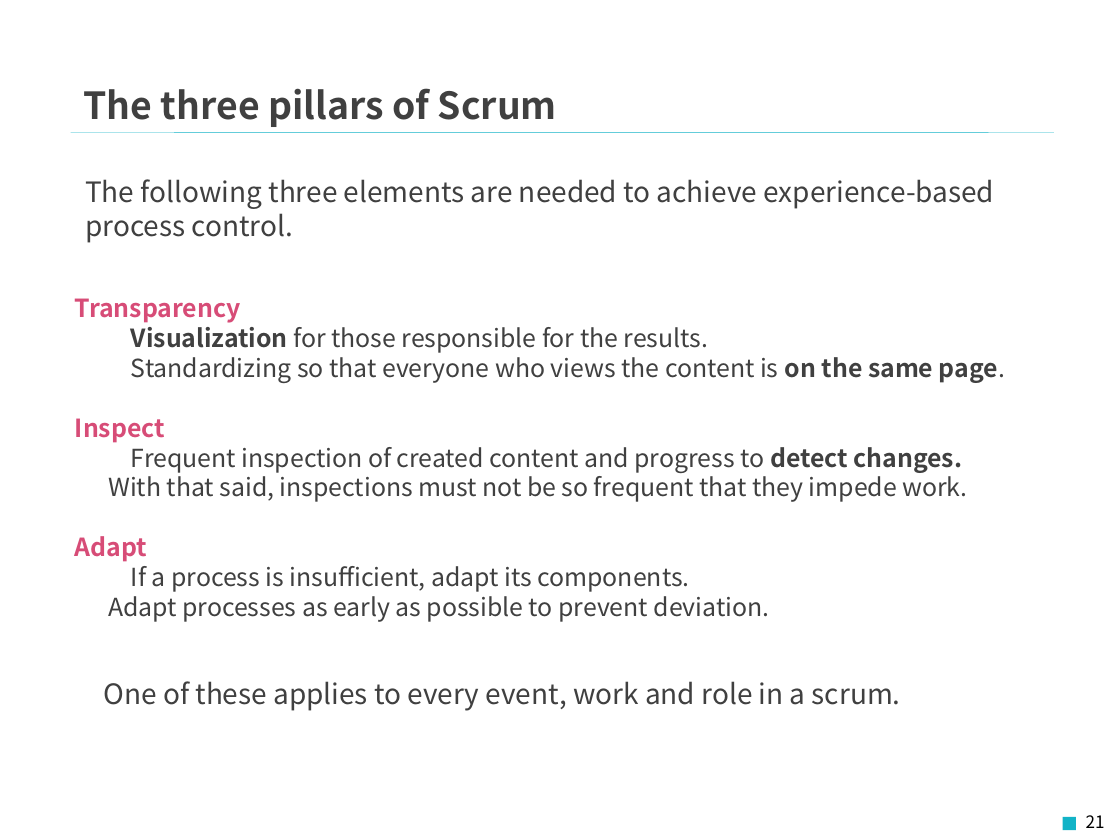
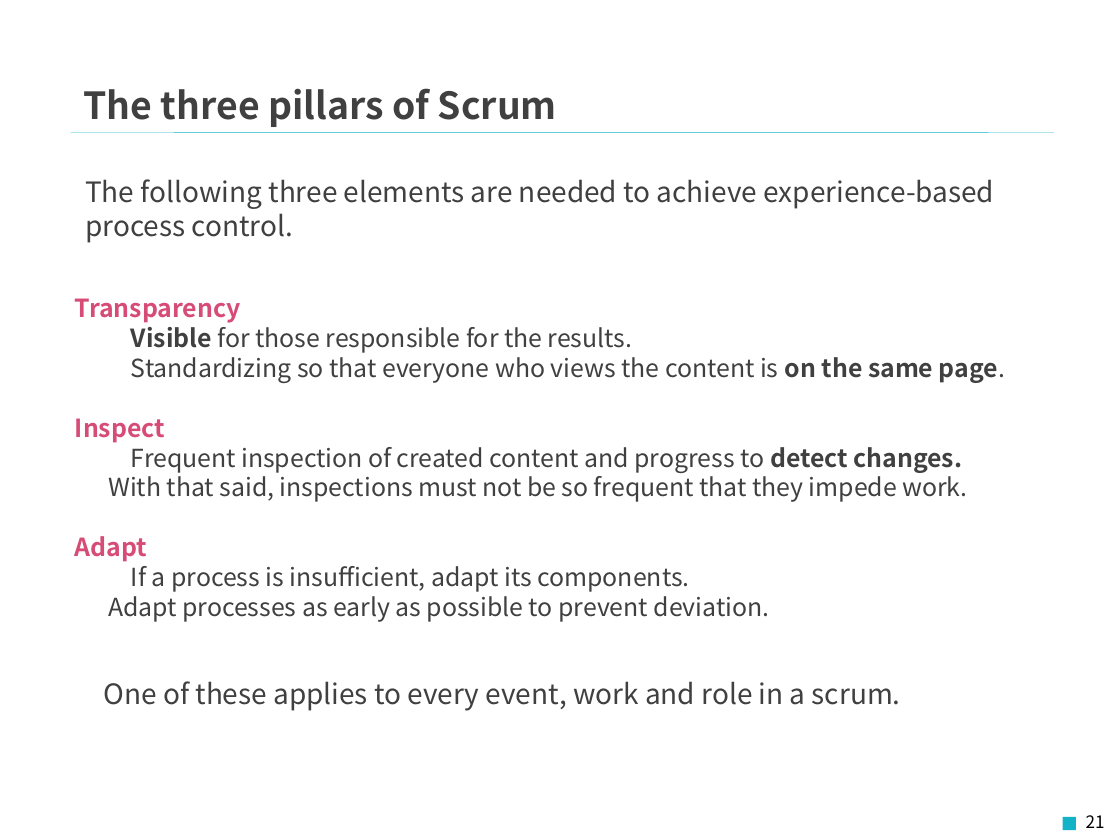
Before and after one commit to Fintan-contents/introduction-to-scrum, a slide deck: slide 21 of en/docs/Introduction_to_Scrum.pptx. Drawn at 1120x840 pixels with LibreOffice and Linux fonts; fonts in the diff are those of the drawing; background and template pictures are left out. Boxes give left, top, right and bottom in pixels: in the first picture for what was removed or moved away, otherwise in the second. Text is boxed around its words. In the diff, an @@ line names an element or a change of style, - is before the commit and + after.

```diff
--- a/en/docs/Introduction_to_Scrum.pptx
+++ b/en/docs/Introduction_to_Scrum.pptx
@@ text at <box>131,322,632,353</box>: text changed @@
-  Visualization for those responsible for the results.
+  Visible for those responsible for the results.
```
Also in this commit, not shown: 22 other slides changed, 1 other file.
